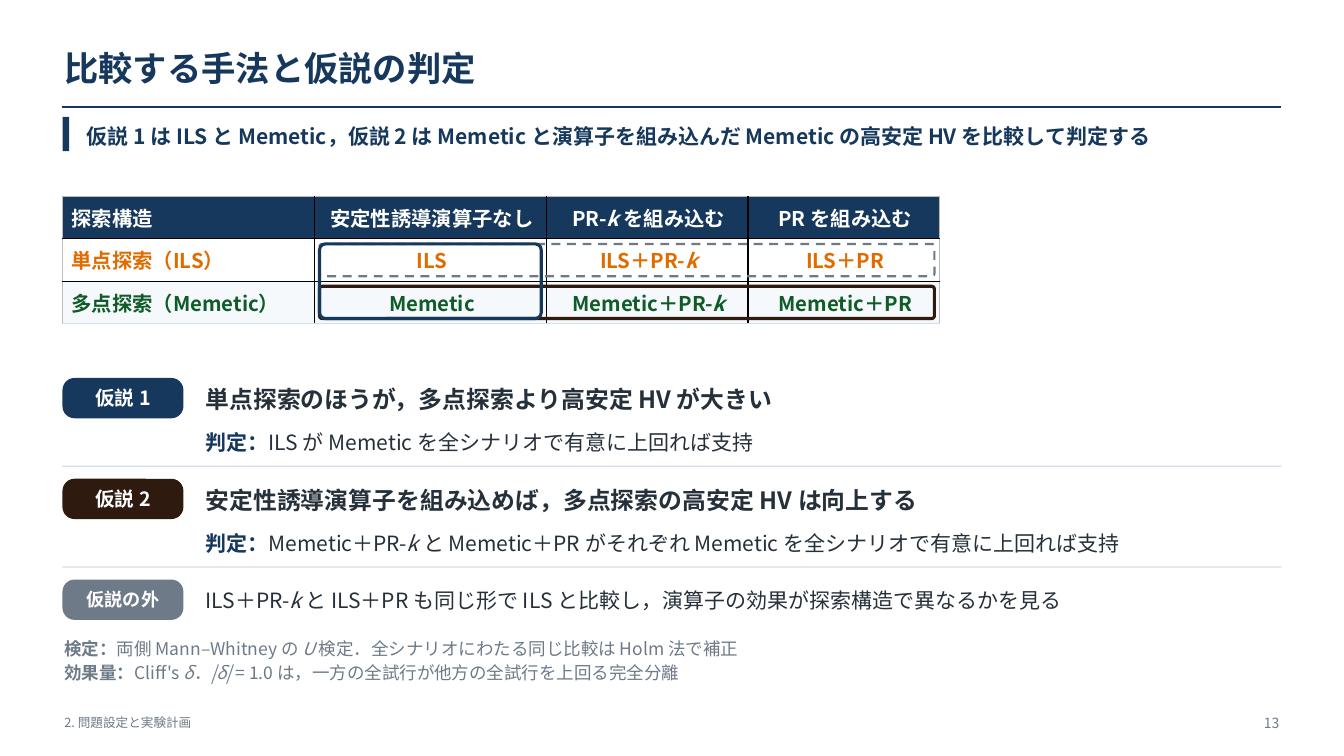
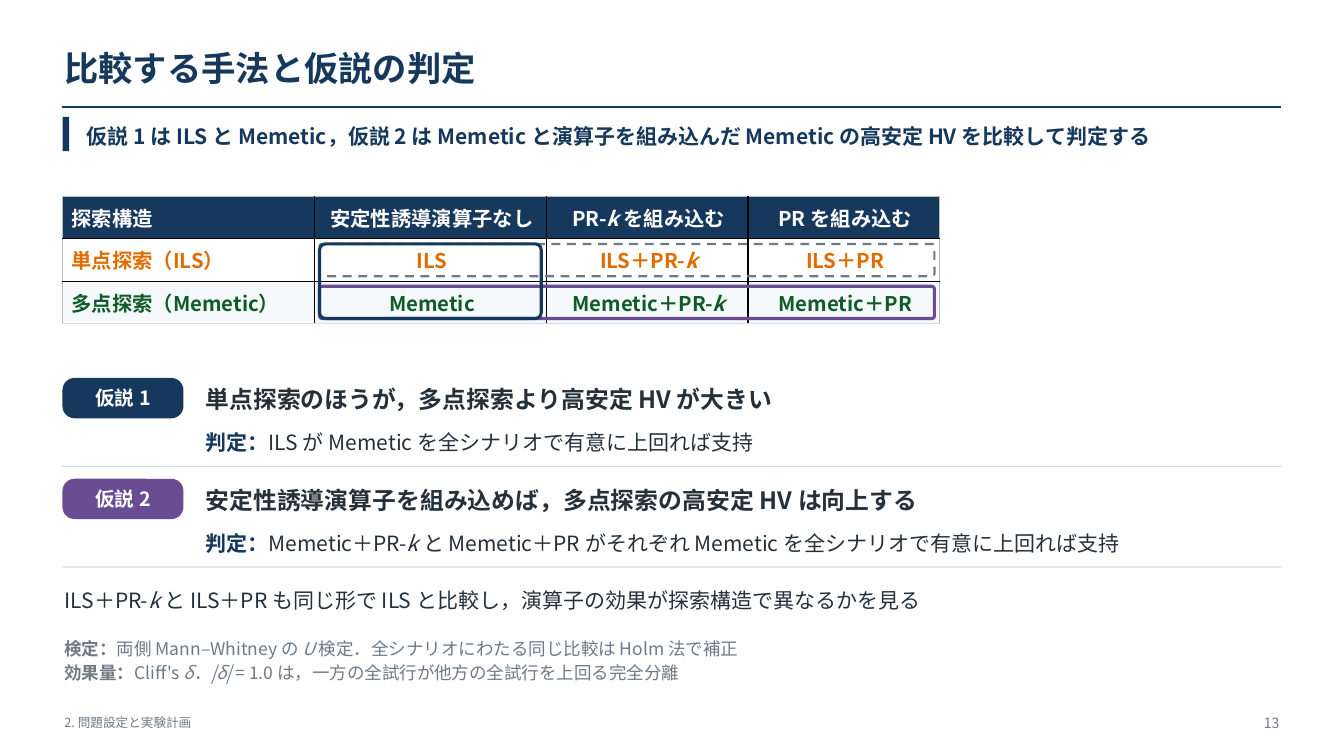
Before and after one commit to kitotakumi/stability_scheduling, a slide deck: slide 13 of doc/presentation_materials/JIMA2026fall_発表.pptx. Drawn at 1344x756 pixels with LibreOffice and Linux fonts; fonts in the diff are those of the drawing. Boxes give left, top, right and bottom in pixels: in the first picture for what was removed or moved away, otherwise in the second. Text is boxed around its words. In the diff, an @@ line names an element or a change of style, - is before the commit and + after.

```diff
--- a/doc/presentation_materials/JIMA2026fall_発表.pptx
+++ b/doc/presentation_materials/JIMA2026fall_発表.pptx
@@ rounded rectangle at [320,286,935,319]: outline #2E1A0E 2.2 pt to #6A4C93 2.2 pt @@
@@ rounded rectangle "仮説 2" at [63,479,184,519]: fill #2E1A0E to #6A4C93 @@
@@ text "ILS＋PR-k と ILS＋PR も同じ形で ILS ...": place and size @@
-text "ILS＋PR-k と ILS＋PR も同じ形で ILS ..." at [206,590,1061,610]
+text "ILS＋PR-k と ILS＋PR も同じ形で ILS ..." at [64,590,920,610]
@@ rounded rectangle removed at [63,580,184,620] @@
-仮説の外
```
Also in this commit, not shown: 3 other slides changed, 4 other files.
